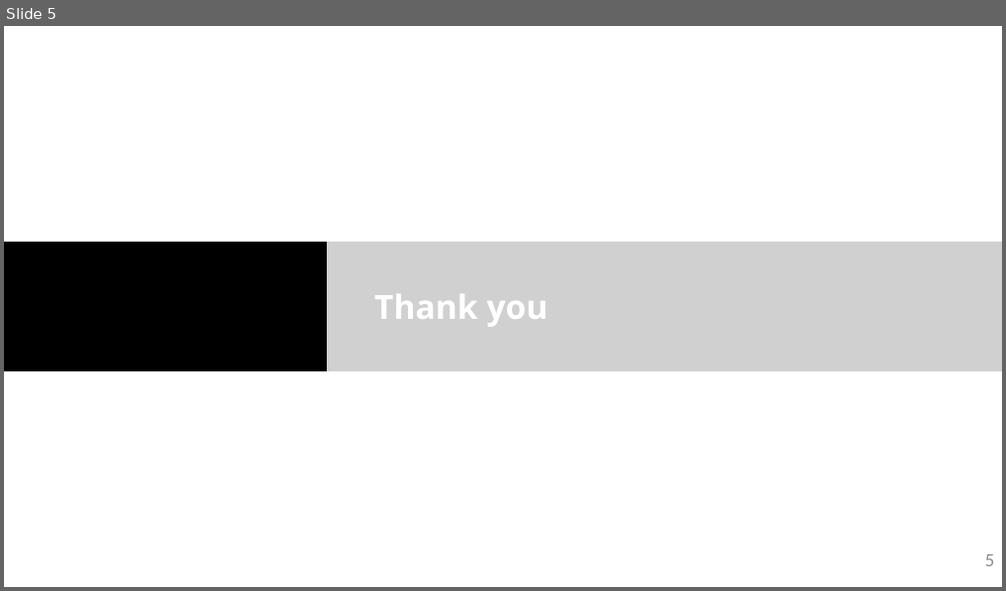
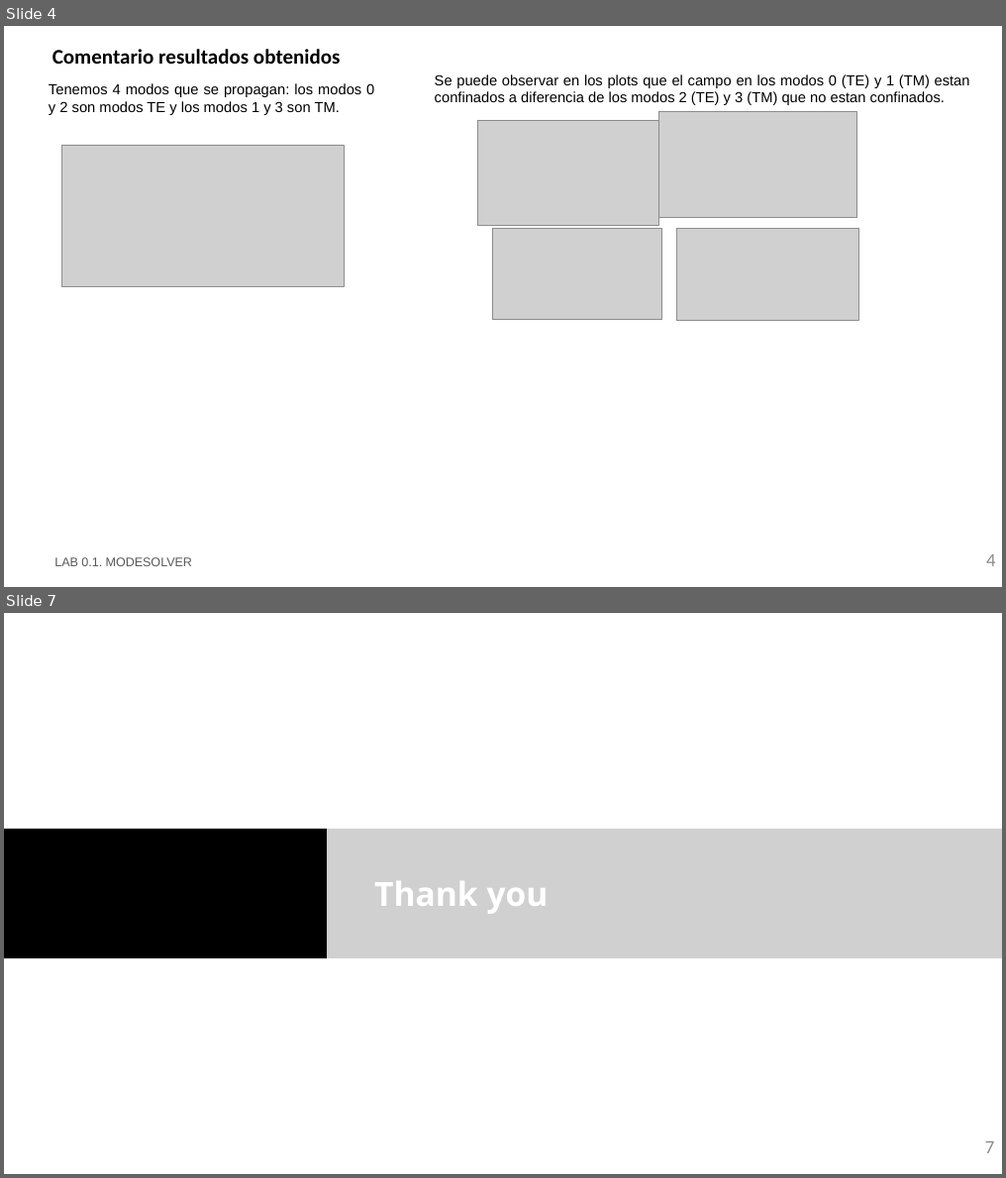
Before and after one commit to MariaJulve/pic-upv-lab0, a slide deck: LabBook_010.pptx. Shown one above the other, each under a label of ours: slide 5 before the commit, slides 4 and 7 after it; the slides between them are not shown. The pictures are 1006x591 and 1006x1178 pixels, drawn with LibreOffice and Linux fonts; fonts in the diff are those of the drawing; grey boxes stand for pictures; background and template pictures are left out. Boxes give left, top, right and bottom in pixels: in the first picture for what was removed or moved away, otherwise in the second. Text is boxed around its words. In the diff, an @@ line names an element or a change of style, - is before the commit and + after.

```diff
--- a/LabBook_010.pptx
+++ b/LabBook_010.pptx
@@ slide 4 added at [4, 26, 1002, 587], background #FFFFFF @@
@@ title added at [53, 49, 341, 64], 20 pt, text #000000, bold @@
+Comentario resultados obtenidos
@@ text added at [49, 83, 374, 115], 14 pt, text #000000 @@
+Tenemos 4 modos que se propagan: los modos 0 y 2 son modos TE y los modos 1 y 3 son TM.
@@ text added at [435, 75, 970, 105], 14 pt, text #000000 @@
+Se puede observar en los plots que el campo en los modos 0 (TE) y 1 (TM) estan confinados a diferencia de los modos 2 (TE) y 3 (TM) que no estan confinados.
@@ picture added at [659, 111, 856, 217] @@
@@ picture added at [478, 120, 659, 226] @@
@@ picture added at [61, 145, 344, 287] @@
@@ picture added at [492, 229, 662, 320] @@
@@ picture added at [676, 229, 859, 321] @@
@@ text added at [54, 558, 192, 567], 12 pt, text #585858 @@
+LAB 0.1. MODESOLVER
@@ page number added at [986, 555, 996, 567], 18 pt, text #8C8C8C @@
+4
@@ what was slide 5 is now slide 7 @@
@@ page number at [985, 1142, 995, 1154]: text changed @@
-5
+7
```
Also in this commit, not shown: 2 slides changed, 1 other slide added.
